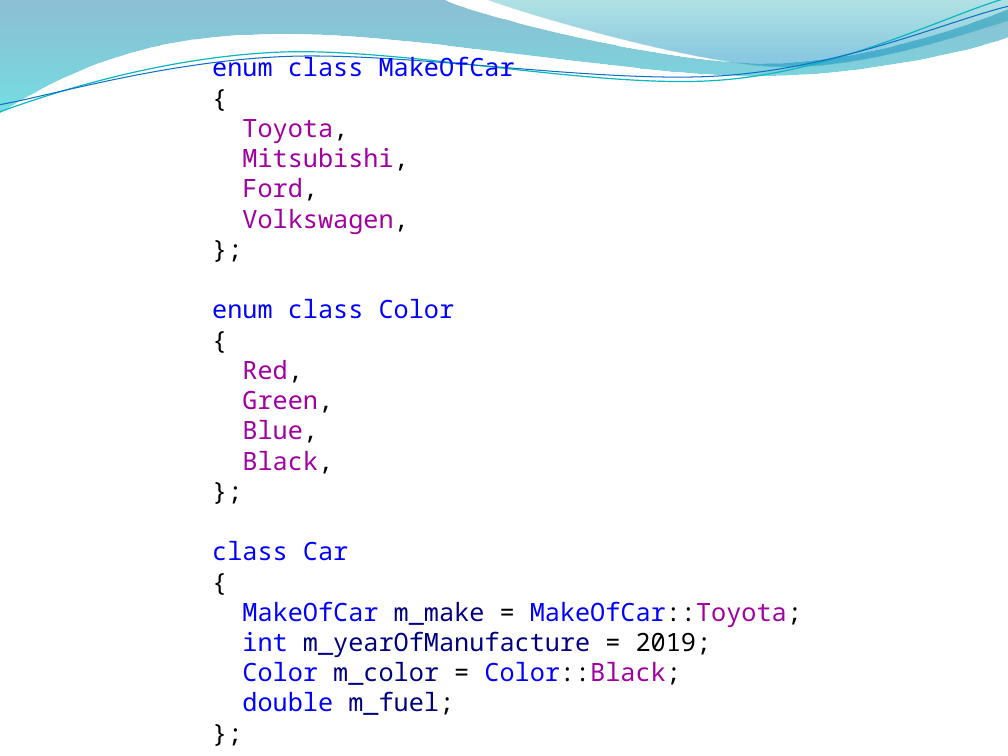
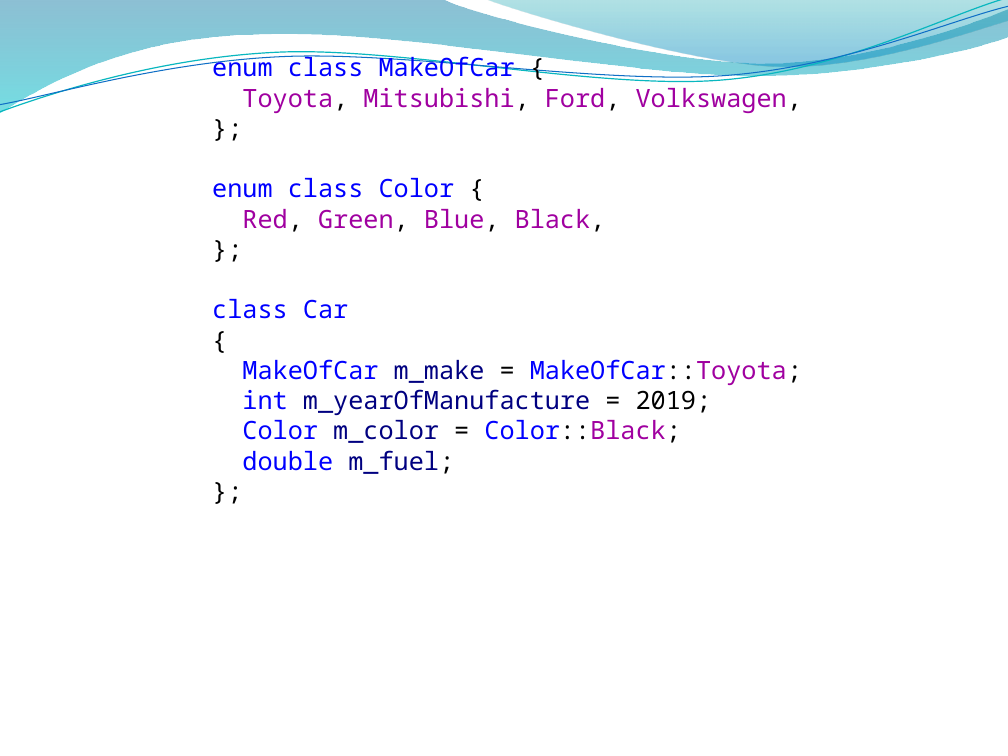
Before and after one commit to alexey-malov/oop, a slide deck: slide 7 of lectures/02/Основы ООП.pptx. Drawn at 1008x756 pixels with LibreOffice and Linux fonts; fonts in the diff are those of the drawing; background and template pictures are left out. Boxes give left, top, right and bottom in pixels: in the first picture for what was removed or moved away, otherwise in the second. Text is boxed around its words. In the diff, an @@ line names an element or a change of style, - is before the commit and + after.

```diff
--- a/lectures/02/Основы ООП.pptx
+++ b/lectures/02/Основы ООП.pptx
@@ text at (212, 53, 802, 113): text changed @@
-enum class MakeOfCar
-{
-Toyota,
-Mitsubishi,
-Ford,
-Volkswagen,
+enum class MakeOfCar {
+Toyota, Mitsubishi, Ford, Volkswagen,
@@ text at (212, 178, 606, 232): text changed @@
-enum class Color
-{
-Red,
-Green,
-Blue,
-Black,
+enum class Color {
+Red, Green, Blue, Black,
```
Also in this commit, not shown: 15 other slides changed, 1 other file.
